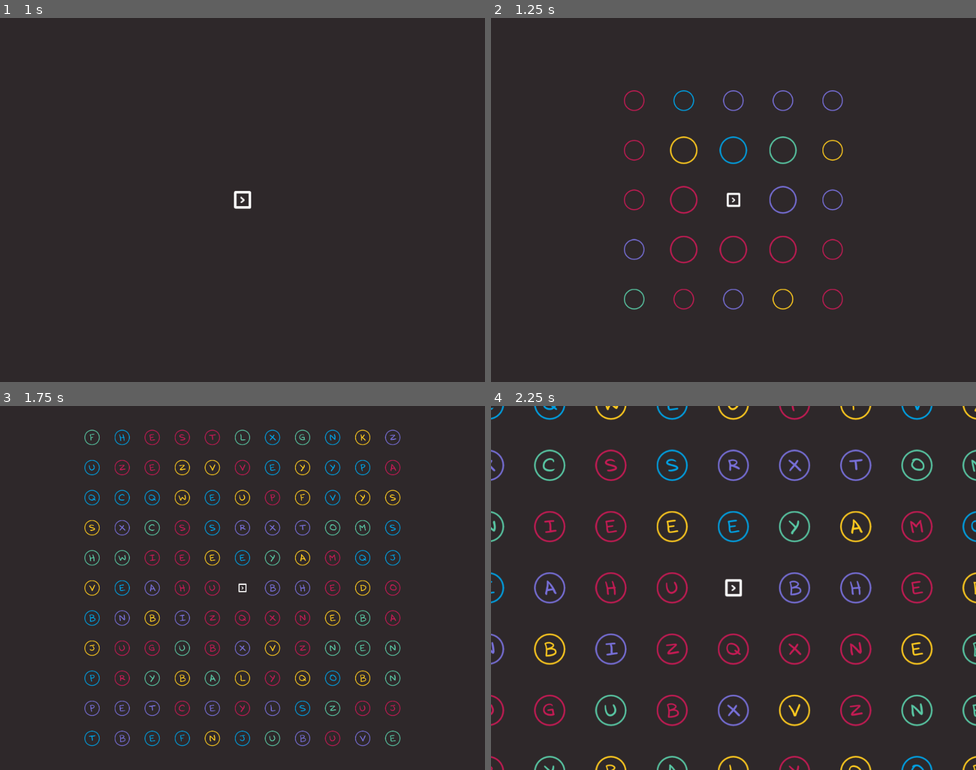
Above: before the commit, frames 1-4 (two rows, left to right).
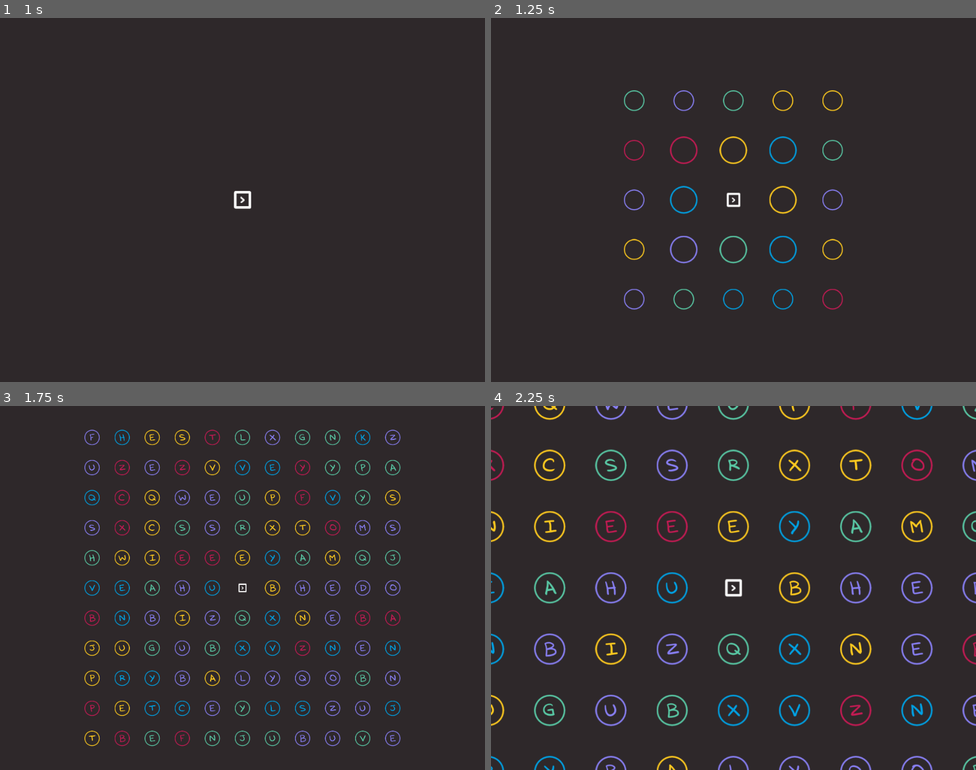
Above: after the commit, the same moments.

Repository: gontzalve/SSLS
Game: Godot game, scene res://scenes/game/main/main.tscn
Same seed, same stepped clock (60 frames per second), same inputs: the game is played once before the commit and once after it.
Inputs (mouse positions are in pixels of both pictures, inside the frame that each line leads up to):
- Up to frame 1 (1 s): tap Enter at 0.5 s; move the mouse to (349, 181) at 0.52 s; hold D (move_right) from 0.53 s (still down); click (349, 181) at 0.6 s
- Up to frame 2 (1.25 s): keep holding D (move_right)
- Up to frame 3 (1.75 s): move the mouse to (145, 606) at 1.27 s; release D (move_right) at 1.28 s; hold S (move_down) from 1.28 s (still down); tap Mouse wheel up (zoom_in) at 1.35 s
- Up to frame 4 (2.25 s): tap Space at 2 s; move the mouse to (782, 507) at 2.02 s; release S (move_down) at 2.03 s; hold D (move_right) from 2.03 s (still down); tap Mouse wheel down (zoom_out) at 2.1 s

Frame 1 is identical in both runs. In frame 2, 1.5% of the frame differs, in the area x 27-73%, y 19-81%; in frame 3, 4.3%; in frame 4, 6.7%, in the area x 0-100%, y 0-100%.

Commit message:
Replace color palette resource for autoload scene

Diff:
--- a/data/color_palette/color_palette.gd
+++ /dev/null
@@ -1,25 +0,0 @@
-extends Resource
-
-@export var colors: PackedColorArray
-
-const BLACK_COLOR_INDEX: int = 0
-const WHITE_COLOR_INDEX: int = 1
-const LETTER_COLORS_INDEX_RANGE: Vector2i = Vector2i(2, 6)
-
-func _init(p_colors: PackedColorArray = []) -> void:
-	colors = p_colors
-
-
-func get_random_color_for_letter() -> Color:
-	var random_index: int = randi_range(LETTER_COLORS_INDEX_RANGE.x, LETTER_COLORS_INDEX_RANGE.y)
-	return colors[random_index]
-
-
-func get_color_array_for_splash_sequence() -> PackedColorArray:
-	var splash_colors: PackedColorArray
-	splash_colors.append(colors[2])
-	splash_colors.append(colors[4])
-	splash_colors.append(colors[6])
-	splash_colors.append(colors[5])
-	splash_colors.append(colors[3])
-	return splash_colors
--- a/data/color_palette/color_palette.tres
+++ /dev/null
@@ -1,7 +0,0 @@
-[gd_resource type="Resource" load_steps=2 format=3 uid="uid://cdk1xdepsungo"]
-
-[ext_resource type="Script" path="res://data/color_palette/color_palette.gd" id="1_28c3v"]
-
-[resource]
-script = ExtResource("1_28c3v")
-colors = PackedColorArray(0.180392, 0.156863, 0.164706, 1, 1, 1, 1, 1, 0.772549, 0.105882, 0.329412, 1, 0, 0.631373, 0.894118, 1, 0.34902, 0.788235, 0.647059, 1, 1, 0.796078, 0.121569, 1, 0.470588, 0.439216, 0.854902, 1)
--- a/project.godot
+++ b/project.godot
@@ -20,6 +20,7 @@
 
 Overlord="*res://scenes/global/overlord.tscn"
 AudioController="*res://scenes/global/audio_controller.tscn"
+ColorPalette="*res://scenes/global/color_palette.tscn"
 
 [display]
 
--- a/scenes/game/letter/letter.gd
+++ b/scenes/game/letter/letter.gd
@@ -2,7 +2,6 @@
 
 signal dead(assigned_char: String)
 
-@export var color_palette_data: Resource
 @export var letter_textures_data: Resource
 @export var force_magnitude: float
 @export var friction: Vector2
@@ -60,7 +59,7 @@
 
 
 func set_initial_color() -> void:
-	assigned_color = color_palette_data.get_random_color_for_letter()
+	assigned_color = ColorPalette.get_random_color_for_letter()
 	_set_color(assigned_color)
 
 
--- a/scenes/game/letter/letter.tscn
+++ b/scenes/game/letter/letter.tscn
@@ -1,7 +1,6 @@
-[gd_scene load_steps=8 format=3 uid="uid://d2mt4713epsq8"]
+[gd_scene load_steps=7 format=3 uid="uid://d2mt4713epsq8"]
 
 [ext_resource type="Script" path="res://scenes/game/letter/letter.gd" id="1_ykfcf"]
-[ext_resource type="Resource" uid="uid://cdk1xdepsungo" path="res://data/color_palette/color_palette.tres" id="2_lpad2"]
 [ext_resource type="Resource" uid="uid://b416tkf4phlrv" path="res://data/letters/letter_textures.tres" id="3_pbucg"]
 [ext_resource type="Texture2D" uid="uid://eq00cndsu4vj" path="res://graphics/game/letters/letter_a.png" id="4_5eqql"]
 [ext_resource type="Texture2D" uid="uid://b35s65xixkvam" path="res://graphics/game/outline/outline.png" id="5_qugxa"]
@@ -15,7 +14,6 @@
 collision_mask = 7
 motion_mode = 1
 script = ExtResource("1_ykfcf")
-color_palette_data = ExtResource("2_lpad2")
 letter_textures_data = ExtResource("3_pbucg")
 force_magnitude = 15.0
 friction = Vector2(320, 320)
--- /dev/null
+++ b/scenes/global/color_palette.gd
@@ -0,0 +1,34 @@
+extends Node
+
+@export var BLACK: Color
+@export var WHITE: Color
+@export var RED: Color
+@export var BLUE: Color
+@export var GREEN: Color
+@export var YELLOW: Color
+@export var PURPLE: Color
+
+var letter_colors: PackedColorArray = []
+
+
+func _ready() -> void:
+	letter_colors.append(RED)
+	letter_colors.append(BLUE)
+	letter_colors.append(GREEN)
+	letter_colors.append(YELLOW)
+	letter_colors.append(PURPLE)
+
+
+func get_random_color_for_letter() -> Color:
+	var random_index: int = randi_range(0, letter_colors.size() - 1)
+	return letter_colors[random_index]
+
+
+func get_color_array_for_splash_sequence() -> PackedColorArray:
+	var splash_colors: PackedColorArray = []
+	splash_colors.append(RED)
+	splash_colors.append(GREEN)
+	splash_colors.append(PURPLE)
+	splash_colors.append(YELLOW)
+	splash_colors.append(BLUE)
+	return splash_colors
--- /dev/null
+++ b/scenes/global/color_palette.tscn
@@ -0,0 +1,13 @@
+[gd_scene load_steps=2 format=3 uid="uid://dfq4kahrsme2q"]
+
+[ext_resource type="Script" path="res://scenes/global/color_palette.gd" id="1_q1ld6"]
+
+[node name="ColorPalette" type="Node"]
+script = ExtResource("1_q1ld6")
+BLACK = Color(0.180392, 0.156863, 0.164706, 1)
+WHITE = Color(1, 1, 1, 1)
+RED = Color(0.772549, 0.105882, 0.329412, 1)
+BLUE = Color(0, 0.631373, 0.894118, 1)
+GREEN = Color(0.34902, 0.788235, 0.647059, 1)
+YELLOW = Color(1, 0.796078, 0.121569, 1)
+PURPLE = Color(0.537255, 0.501961, 0.960784, 1)
--- a/scenes/splash/splash.tscn
+++ b/scenes/splash/splash.tscn
@@ -8,7 +8,6 @@
 [ext_resource type="Texture2D" uid="uid://wd4ee4y8qn7s" path="res://graphics/splash/godot_name_o.png" id="3_uad6v"]
 [ext_resource type="Texture2D" uid="uid://bhoreoenmix4a" path="res://graphics/splash/godot_name_d.png" id="4_we2bt"]
 [ext_resource type="Texture2D" uid="uid://cha25lr8u0s3o" path="res://graphics/splash/godot_name_t.png" id="5_nqwel"]
-[ext_resource type="Resource" uid="uid://cdk1xdepsungo" path="res://data/color_palette/color_palette.tres" id="8_ntdtg"]
 
 [node name="Splash" type="Node2D"]
 script = ExtResource("1_cyh7r")
@@ -52,7 +51,6 @@
 script = ExtResource("1_g6we6")
 godot_logo = NodePath("../Logo")
 godot_letter_container = NodePath("../GodotNameContainer")
-color_palette = ExtResource("8_ntdtg")
 
 [node name="Loader" type="Node2D" parent="."]
 
--- a/scenes/splash/splash_sequencer.gd
+++ b/scenes/splash/splash_sequencer.gd
@@ -4,7 +4,6 @@
 
 @export var godot_logo: Node2D
 @export var godot_letter_container: Node2D
-@export var color_palette: Resource
 
 var godot_letters: Array[Node]
 
@@ -45,7 +44,7 @@
 	# Delay for reading ####################################
 	await get_tree().create_timer(1).timeout
 	# Color sequence ####################################
-	var splash_colors: PackedColorArray = color_palette.get_color_array_for_splash_sequence()
+	var splash_colors: PackedColorArray = ColorPalette.get_color_array_for_splash_sequence()
 	for i in range(splash_colors.size()):
 		_set_splash_color(splash_colors[i])
 		var pitch: float = 1.2 if i == 0 or i == 4 else 0.9
Not shown: 1 places in scenes/splash/splash.tscn that only renumber resources
